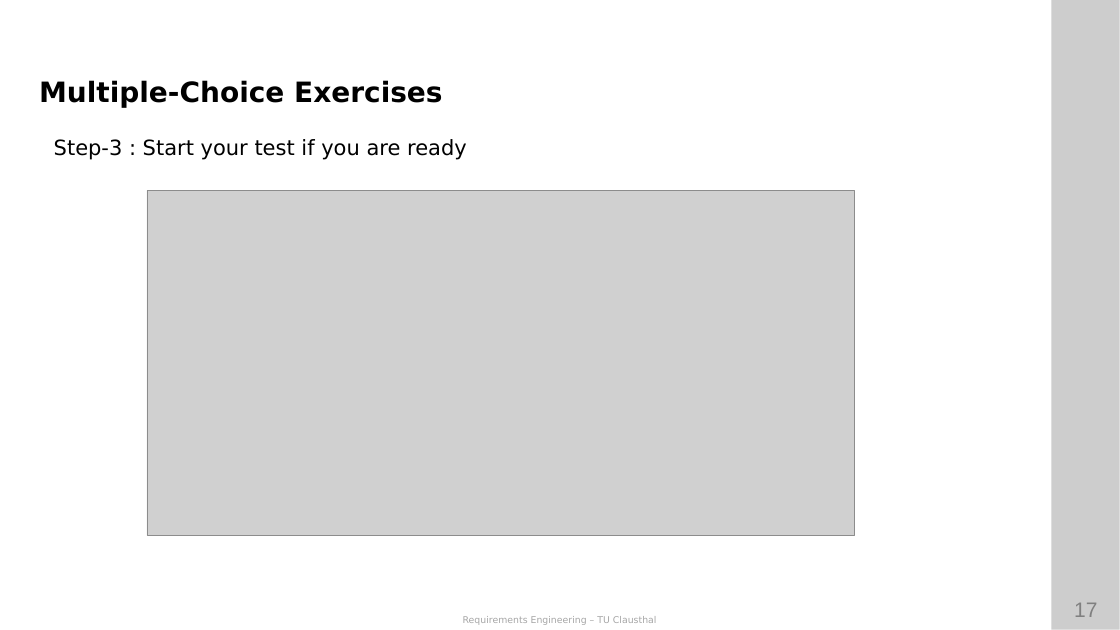
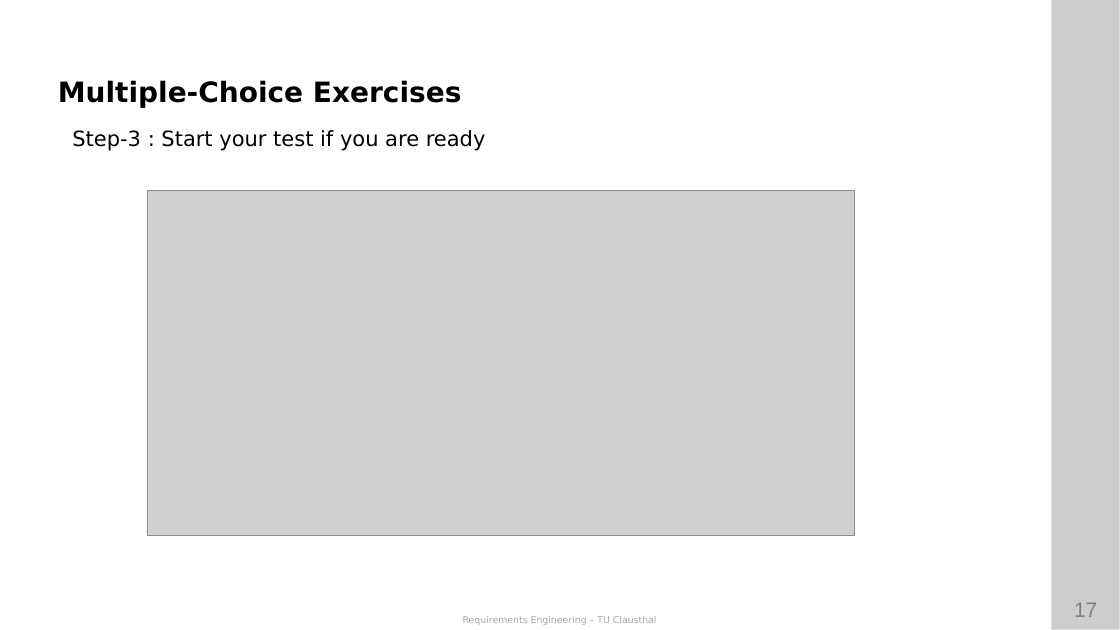
Before and after one commit to ETCE-LAB/teaching-material, a slide deck: slide 17 of Requirements-Engineering/RE-L00-Organization.pptx. Drawn at 1120x630 pixels with LibreOffice and Linux fonts; fonts in the diff are those of the drawing; grey boxes stand for pictures; background and template pictures are left out. Boxes give left, top, right and bottom in pixels: in the first picture for what was removed or moved away, otherwise in the second. Text is boxed around its words. In the diff, an @@ line names an element or a change of style, - is before the commit and + after.

```diff
--- a/Requirements-Engineering/RE-L00-Organization.pptx
+++ b/Requirements-Engineering/RE-L00-Organization.pptx
@@ text "Multiple-Choice Exercises": place and size @@
-text "Multiple-Choice Exercises" at box(39, 80, 442, 108)
+text "Multiple-Choice Exercises" at box(58, 80, 461, 108)
@@ text "Step-3 : Start your test ...": place and size @@
-text "Step-3 : Start your test ..." at box(54, 139, 467, 160)
+text "Step-3 : Start your test ..." at box(72, 130, 486, 151)
```
Also in this commit, not shown: 15 other slides changed, 1 other file.
